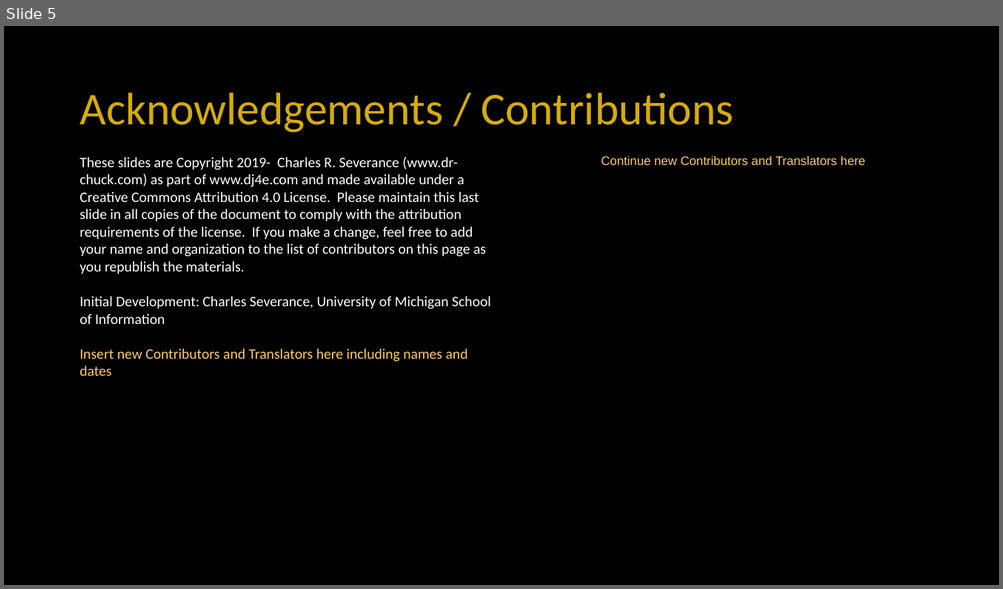
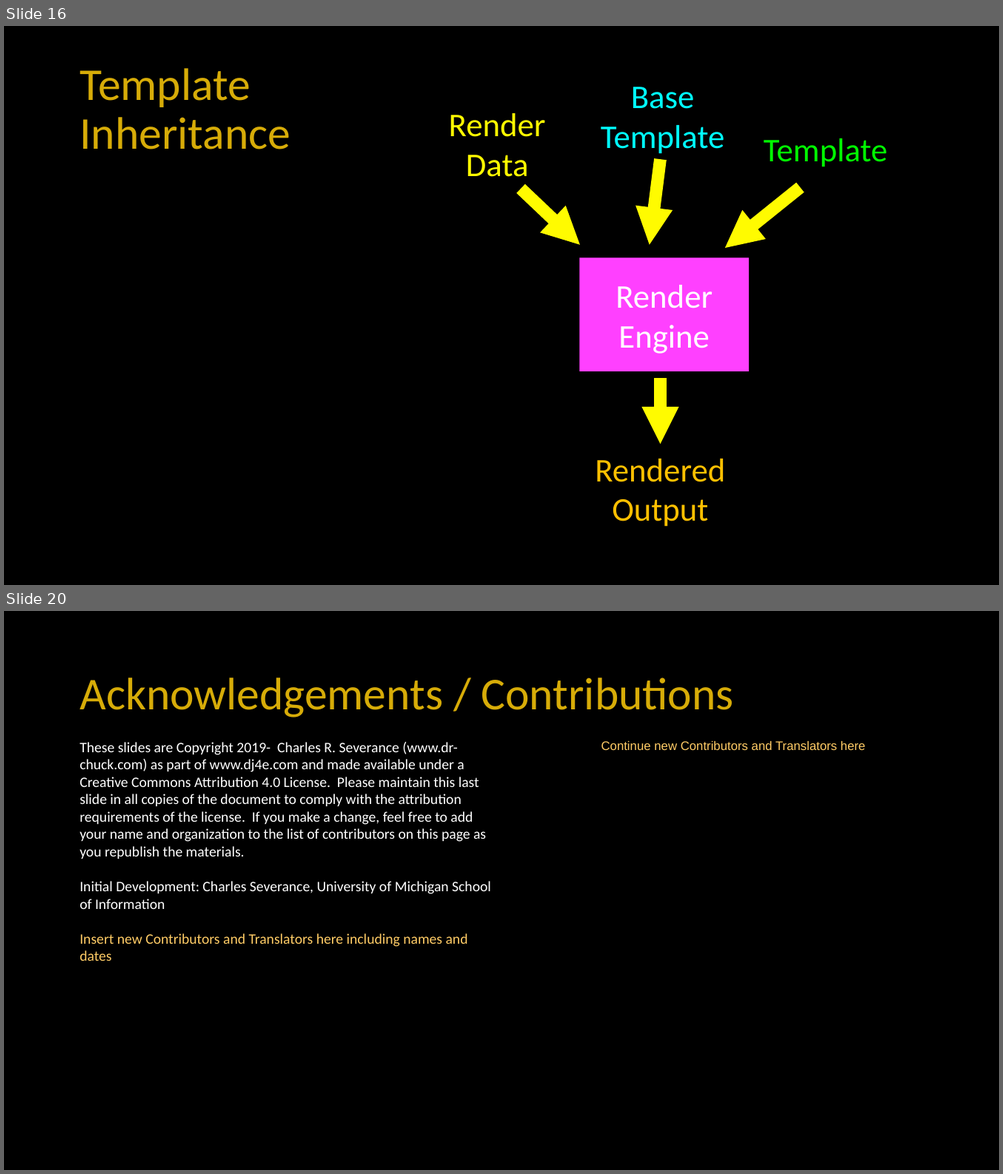
Before and after one commit to csev/dj4e, a slide deck: lectures/DJ-05-Views-Templates.pptx. Shown one above the other, each under a label of ours: slide 5 before the commit, slides 16 and 20 after it; the slides between them are not shown. The pictures are 1003x589 and 1003x1174 pixels, drawn with LibreOffice and Linux fonts; fonts in the diff are those of the drawing. Boxes give left, top, right and bottom in pixels: in the first picture for what was removed or moved away, otherwise in the second. Text is boxed around its words. In the diff, an @@ line names an element or a change of style, - is before the commit and + after.

```diff
--- a/lectures/DJ-05-Views-Templates.pptx
+++ b/lectures/DJ-05-Views-Templates.pptx
@@ slide 16 added at [4,26,999,585], background #000000 @@
@@ title added at [79,68,290,150], 44 pt, text #D7AC08 @@
+Template Inheritance
@@ text added at [600,87,725,154], 32 pt, text #00FDFF @@
+Base
+Template
@@ text added at [449,113,546,177], 32 pt, text #FFFB00 @@
+Render
+Data
@@ text added at [763,138,888,167], 32 pt, text #00F900 @@
+Template
@@ arrow added from (660, 159) to (649, 244), #FFFB00 12 pt @@
@@ arrow added from (521, 189) to (580, 244), #FFFB00 12 pt @@
@@ arrow added from (800, 188) to (725, 248), #FFFB00 12 pt @@
@@ rectangle added at [579,258,748,372], fill #FF40FF, 32 pt, text #FFFFFF @@
+Render
+Engine
@@ arrow added from (660, 379) to (660, 445), #FFFB00 12 pt @@
@@ text added at [595,459,725,527], 32 pt, text #FFC000 @@
+Rendered
+Output
@@ what was slide 5 is now slide 20 @@
```
Also in this commit, not shown: 2 slides changed, 14 other slides added, 1 other file.
